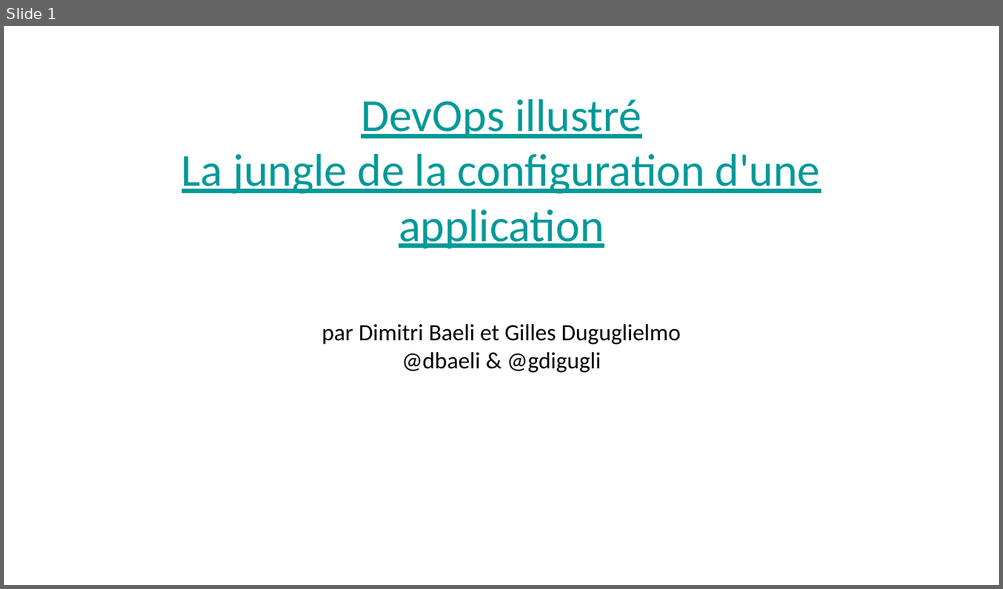
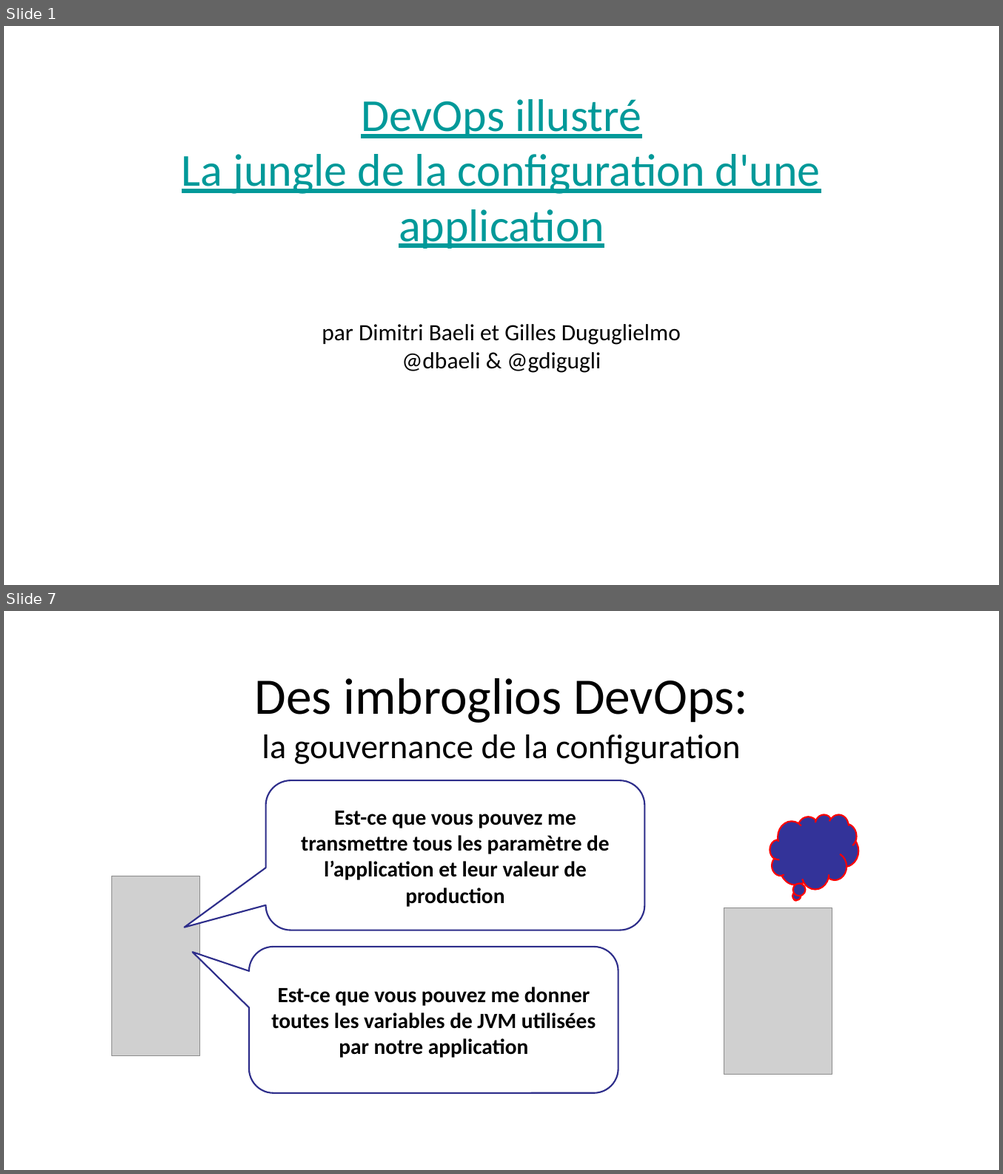
Before and after one commit to dbaeli/conf4j, a slide deck: Devops_Configuration_Jungle_Devoxx_FR_2012.pptx. Shown one above the other, each under a label of ours: slide 1 before the commit, slides 1 and 7 after it; the slides between them are not shown. The pictures are 1003x589 and 1003x1174 pixels, drawn with LibreOffice and Linux fonts; fonts in the diff are those of the drawing; grey boxes stand for pictures; background and template pictures are left out. Boxes give left, top, right and bottom in pixels: in the first picture for what was removed or moved away, otherwise in the second. Text is boxed around its words. In the diff, an @@ line names an element or a change of style, - is before the commit and + after.

```diff
--- a/Devops_Configuration_Jungle_Devoxx_FR_2012.pptx
+++ b/Devops_Configuration_Jungle_Devoxx_FR_2012.pptx
@@ slide 7 added at (4,611,999,1170), background picture (left out) @@
@@ text added at (255,678,748,764), 44 pt, text #000000 @@
+Des imbroglios DevOps:
+la gouvernance de la configuration
@@ rounded speech box added at (266,780,645,931), fill #FFFFFF, outline #2D2D8A 2 pt, 28 pt, text #000000, bold @@
+Est-ce que vous pouvez me transmettre tous les paramètre de l’application et leur valeur de production
@@ thought cloud added at (769,815,858,889), fill #333399, outline #FF0000 2 pt @@
@@ picture added at (111,876,199,1056) @@
@@ picture added at (723,908,832,1073) @@
@@ rounded speech box added at (249,947,618,1093), fill #FFFFFF, outline #2D2D8A 2 pt, 28 pt, text #000000, bold @@
+Est-ce que vous pouvez me donner toutes les variables de JVM utilisées par notre application
@@ page number added at (975,1154,993,1170), 14 pt, text #FFFFFF @@
+7
```
Also in this commit, not shown: 2 slides changed, 11 other slides added, 12 slides removed, 5 other files.
